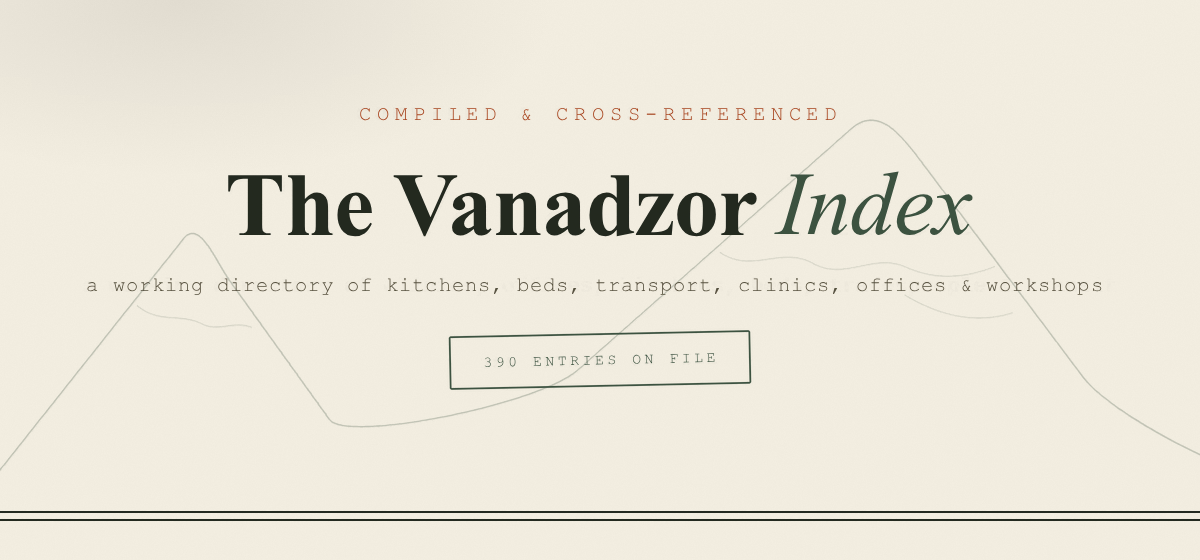
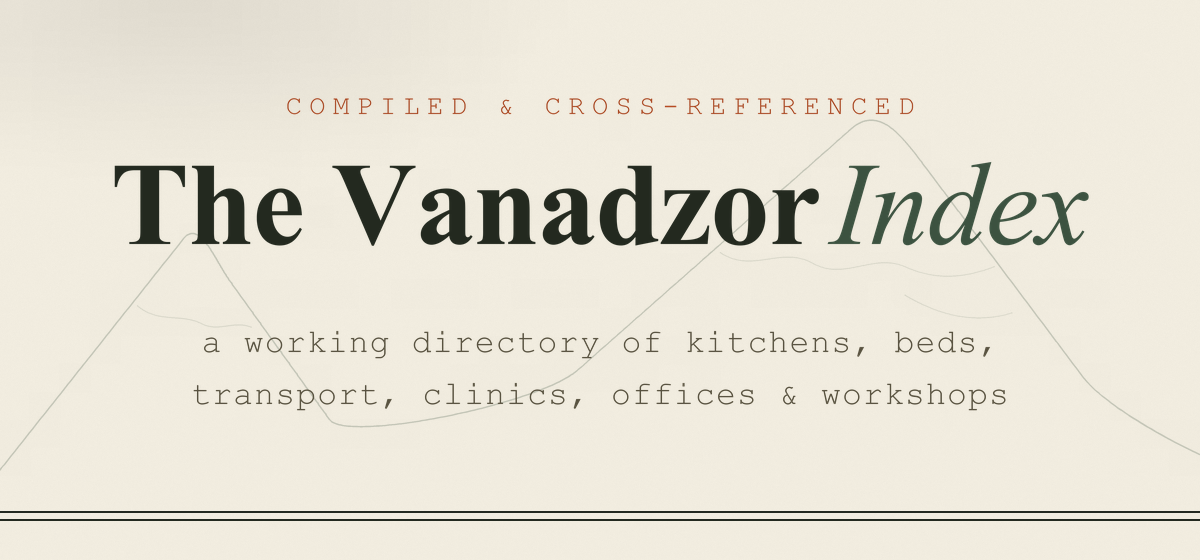
Comparing the layer stacks of the two w=1200, h=560 images. Changes:
removed layer "stamp text" (1st of 2, in "LIGHT — as published") from group "LIGHT — as published" over [484, 353, 715, 367]
removed layer "stamp box" (1st of 2, in "LIGHT — as published") from group "LIGHT — as published" over [446, 328, 754, 392]
painted on "subtitle" (1st of 2, in "LIGHT — as published") over [87, 278, 1102, 413]
painted on "title — Index (italic)" (1st of 2, in "LIGHT — as published") over [774, 159, 1091, 248]
painted on "title — The Vanadzor" (1st of 2, in "LIGHT — as published") over [112, 163, 821, 248]
painted on "eyebrow — compiled & cross-referenced" (1st of 2, in "LIGHT — as published") over [285, 96, 916, 121]
painted on "grain" (1st of 2, in "LIGHT — as published") over [0, 0, 1200, 560]